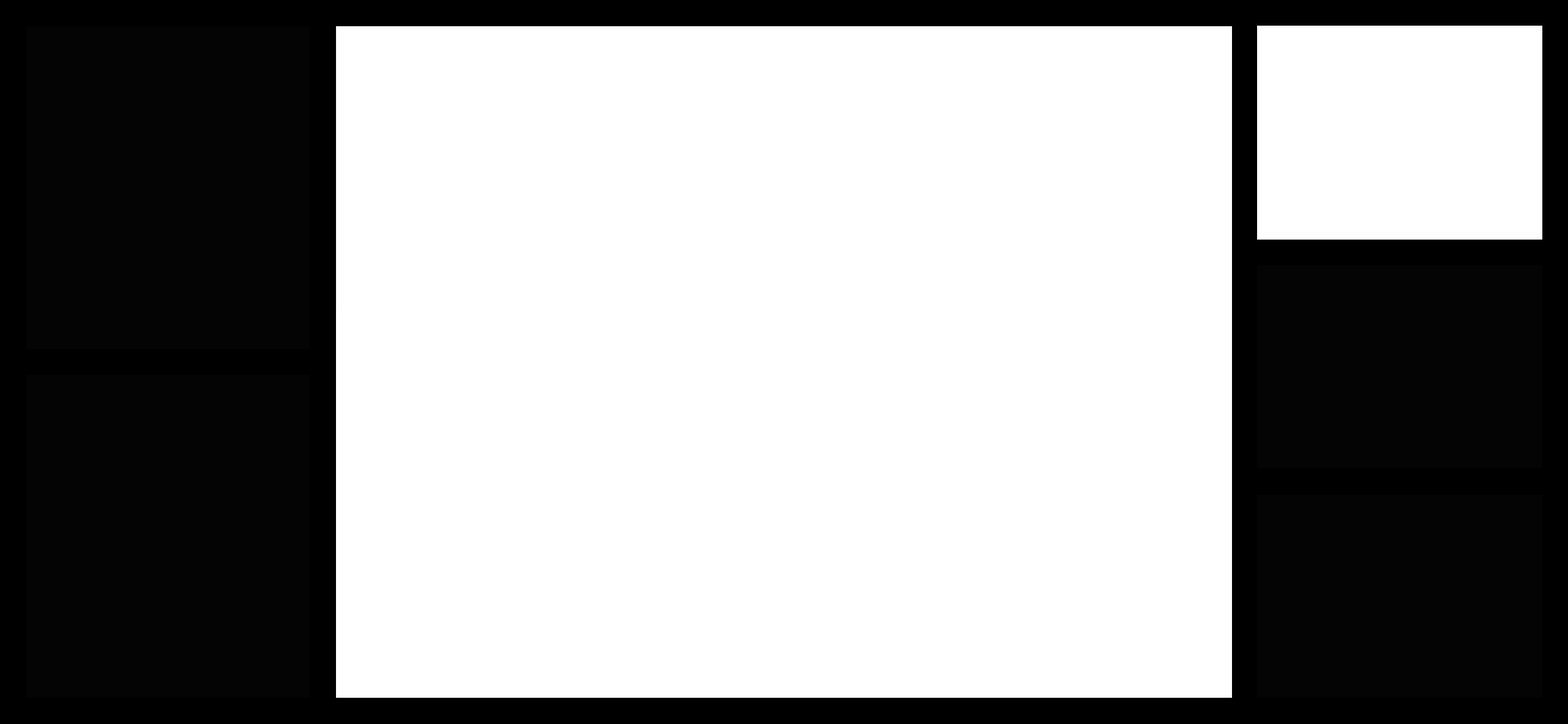
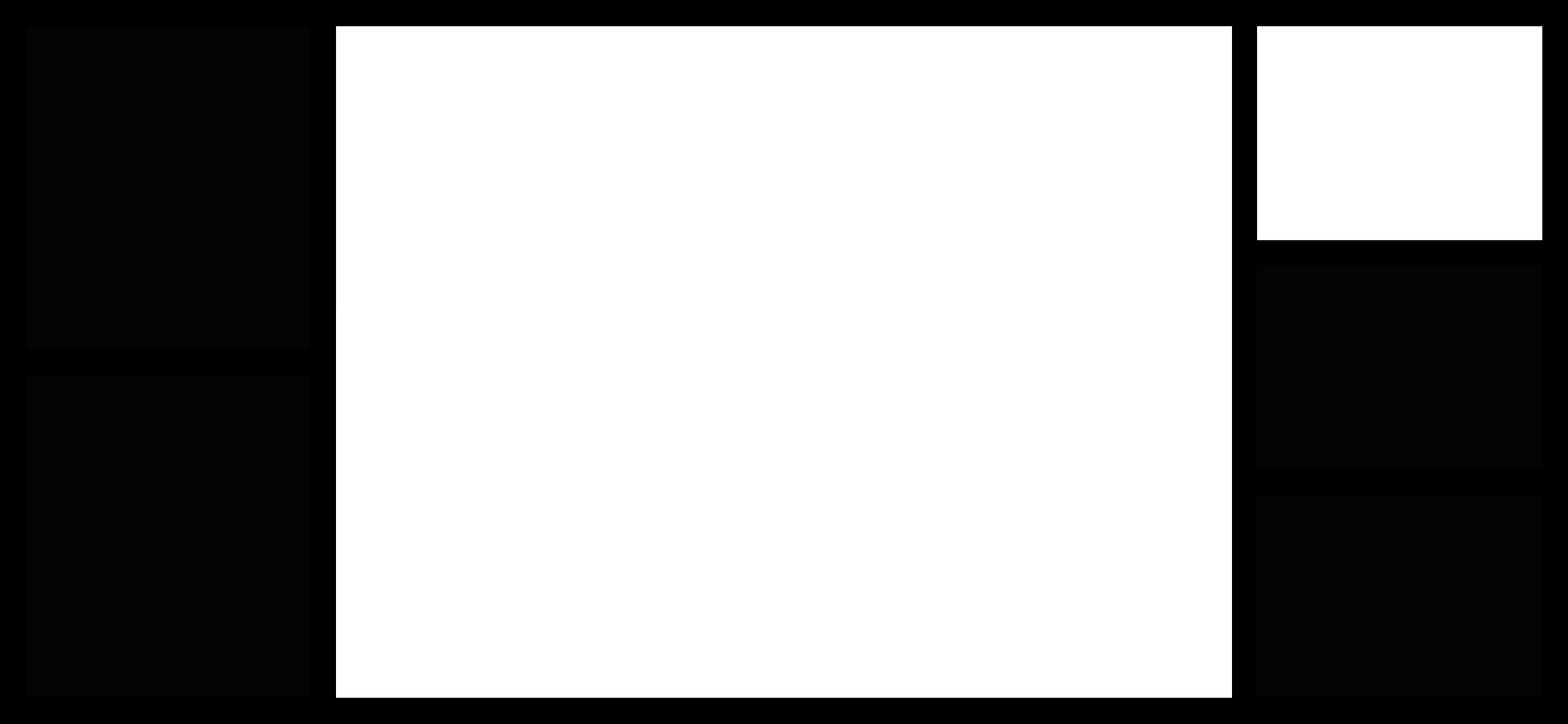
Two versions of the same layered image (1568×724). Layer-by-layer changes:
removed layer "Buttons" over <box>1257,25,1543,241</box>
added group "Buttons" with 4 layers above "Frame" over <box>1257,239,1543,241</box>
painted on "Frame" over <box>1257,25,1543,241</box>
